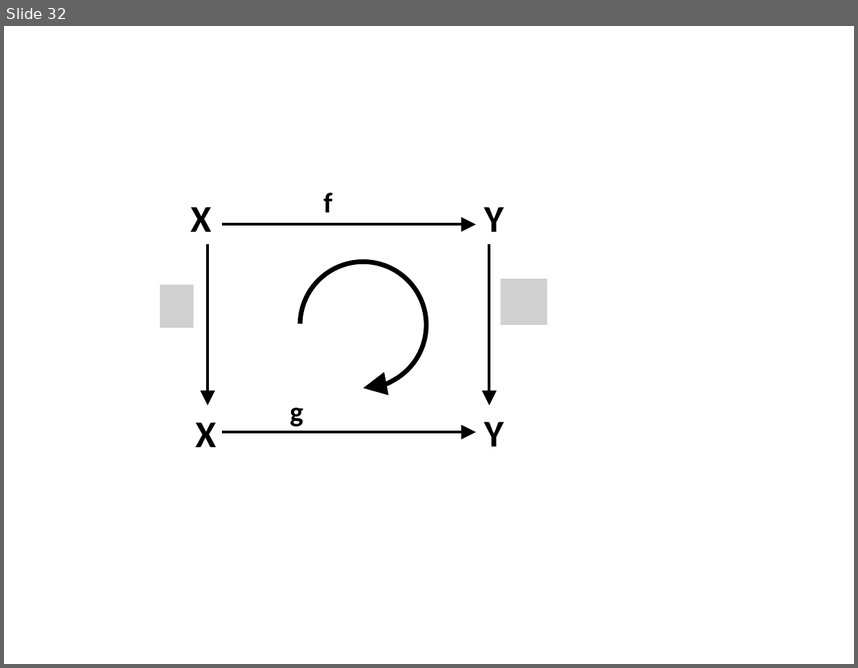
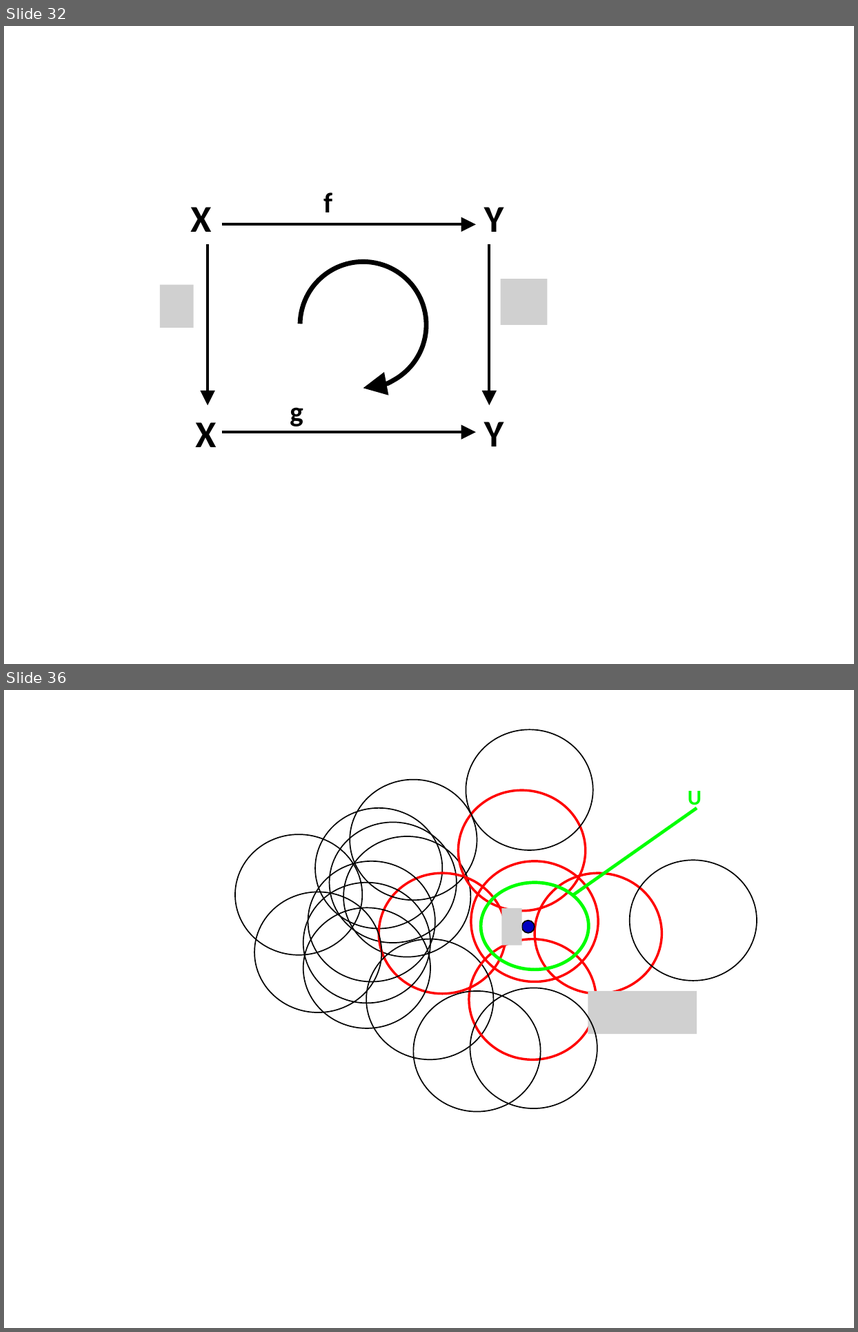
Before and after one commit to lutteropp/GeoTopo, a slide deck: images/Bilder.pptx. Shown one above the other, each under a label of ours: slide 32 before the commit, slides 32 and 36 after it; the slides between them are not shown. The pictures are 858x668 and 858x1332 pixels, drawn with LibreOffice and Linux fonts; fonts in the diff are those of the drawing; grey boxes stand for pictures. Boxes give left, top, right and bottom in pixels: in the first picture for what was removed or moved away, otherwise in the second. Text is boxed around its words. In the diff, an @@ line names an element or a change of style, - is before the commit and + after.

```diff
--- a/images/Bilder.pptx
+++ b/images/Bilder.pptx
@@ slide 36 added at <box>4,690,854,1328</box>, background #FFFFFF @@
@@ ellipse added at <box>466,730,593,851</box>, outline #000000 1 pt @@
@@ ellipse added at <box>350,779,477,900</box>, outline #000000 1 pt @@
@@ ellipse added at <box>458,790,586,911</box>, outline #FF0000 2 pt @@
@@ text added at <box>688,791,702,810</box>, 18 pt, text #00FF00, bold @@
+U
@@ ellipse added at <box>315,808,443,929</box>, outline #000000 1 pt @@
@@ line added from (697, 808) to (573, 895), #00FF00 2.75 pt @@
@@ ellipse added at <box>235,834,363,955</box>, outline #000000 1 pt @@
@@ ellipse added at <box>330,822,457,943</box>, outline #000000 1 pt @@
@@ ellipse added at <box>343,836,470,957</box>, outline #000000 1 pt @@
@@ ellipse added at <box>308,861,436,982</box>, outline #000000 1 pt @@
@@ ellipse added at <box>379,873,506,994</box>, outline #FF0000 2 pt @@
@@ ellipse added at <box>470,861,598,982</box>, outline #FF0000 2 pt @@
@@ ellipse added at <box>535,873,662,994</box>, outline #FF0000 2 pt @@
@@ ellipse added at <box>630,860,757,980</box>, outline #000000 1 pt @@
@@ ellipse added at <box>254,891,382,1012</box>, outline #000000 1 pt @@
@@ ellipse added at <box>303,882,430,1003</box>, outline #000000 1 pt @@
@@ ellipse added at <box>481,882,589,969</box>, outline #00FF00 2.75 pt @@
@@ ellipse added at <box>303,907,430,1028</box>, outline #000000 1 pt @@
@@ picture added at <box>502,907,523,945</box> @@
@@ ellipse added at <box>522,920,535,933</box>, fill #0000C0, outline #000000 1 pt @@
@@ ellipse added at <box>366,939,494,1060</box>, outline #000000 1 pt @@
@@ ellipse added at <box>469,939,597,1060</box>, outline #FF0000 2 pt @@
@@ ellipse added at <box>414,991,542,1112</box>, outline #000000 1 pt @@
@@ ellipse added at <box>470,987,597,1108</box>, outline #000000 1 pt @@
@@ picture added at <box>588,991,697,1034</box> @@
```
Also in this commit, not shown: 4 other slides added, 2 slides removed, 14 other files.
